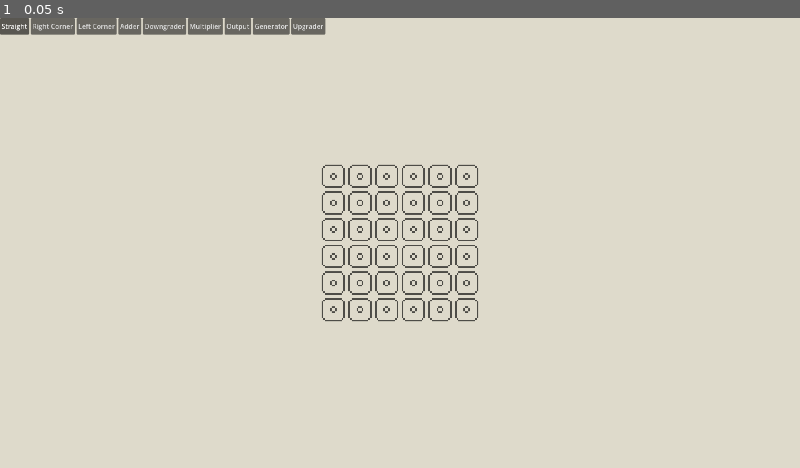
Above: before the commit, frame 1.
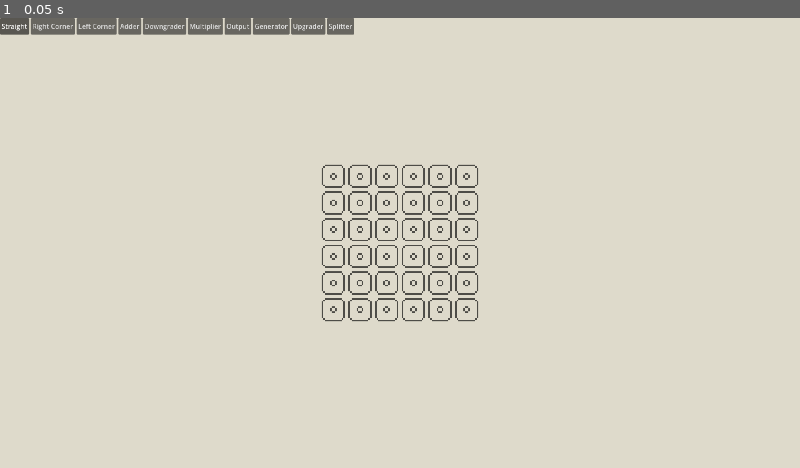
Above: after the commit, the same moment.

Repository: jackgusler/tessera
Game: Godot game, scene res://scenes/Main.tscn
Two runs of this game, one before a commit and one after it. Both use one fixed random seed, a clock stepped at 60 frames per second and the inputs below.
Inputs:
- Up to frame 1 (0.05 s): no input

The runs differ from the first frame. In frame 1, 0.1% of the frame differs, in the area x 40-45%, y 0-4%.

Commit message:
Auto-backup: 2026-08-11 13:25:34

Diff:
--- a/assets/tilesets/base.tres
+++ b/assets/tilesets/base.tres
@@ -8,89 +8,104 @@
 
 [sub_resource type="TileSetAtlasSource" id="TileSetAtlasSource_v1r0m"]
 texture = ExtResource("1_eqvtl")
+0:0/animation_columns = 16
+0:0/animation_speed = 10.0
+0:0/animation_frame_0/duration = 1.0
+0:0/animation_frame_1/duration = 1.0
+0:0/animation_frame_2/duration = 1.0
+0:0/animation_frame_3/duration = 1.0
+0:0/animation_frame_4/duration = 1.0
+0:0/animation_frame_5/duration = 1.0
+0:0/animation_frame_6/duration = 1.0
+0:0/animation_frame_7/duration = 1.0
+0:0/animation_frame_8/duration = 1.0
+0:0/animation_frame_9/duration = 1.0
+0:0/animation_frame_10/duration = 1.0
+0:0/animation_frame_11/duration = 1.0
+0:0/animation_frame_12/duration = 1.0
+0:0/animation_frame_13/duration = 1.0
+0:0/animation_frame_14/duration = 1.0
+0:0/animation_frame_15/duration = 1.0
 0:0/0 = 0
-1:0/0 = 0
-2:0/0 = 0
-3:0/0 = 0
-4:0/0 = 0
-5:0/0 = 0
-6:0/0 = 0
-7:0/0 = 0
-8:0/0 = 0
-9:0/0 = 0
-10:0/0 = 0
-11:0/0 = 0
-12:0/0 = 0
-13:0/0 = 0
-14:0/0 = 0
-15:0/0 = 0
 
 [sub_resource type="TileSetAtlasSource" id="TileSetAtlasSource_grfh1"]
 texture = ExtResource("2_l8rns")
+0:0/animation_columns = 16
+0:0/animation_speed = 10.0
+0:0/animation_frame_0/duration = 1.0
+0:0/animation_frame_1/duration = 1.0
+0:0/animation_frame_2/duration = 1.0
+0:0/animation_frame_3/duration = 1.0
+0:0/animation_frame_4/duration = 1.0
+0:0/animation_frame_5/duration = 1.0
+0:0/animation_frame_6/duration = 1.0
+0:0/animation_frame_7/duration = 1.0
+0:0/animation_frame_8/duration = 1.0
+0:0/animation_frame_9/duration = 1.0
+0:0/animation_frame_10/duration = 1.0
+0:0/animation_frame_11/duration = 1.0
+0:0/animation_frame_12/duration = 1.0
+0:0/animation_frame_13/duration = 1.0
+0:0/animation_frame_14/duration = 1.0
+0:0/animation_frame_15/duration = 1.0
 0:0/0 = 0
-1:0/0 = 0
-2:0/0 = 0
-3:0/0 = 0
-4:0/0 = 0
-5:0/0 = 0
-6:0/0 = 0
-7:0/0 = 0
-8:0/0 = 0
-9:0/0 = 0
-10:0/0 = 0
-11:0/0 = 0
-12:0/0 = 0
-13:0/0 = 0
-14:0/0 = 0
-15:0/0 = 0
 
 [sub_resource type="TileSetAtlasSource" id="TileSetAtlasSource_om35q"]
 texture = ExtResource("3_pn5nn")
+0:0/animation_columns = 7
+0:0/animation_speed = 10.0
+0:0/animation_frame_0/duration = 1.0
+0:0/animation_frame_1/duration = 1.0
+0:0/animation_frame_2/duration = 1.0
+0:0/animation_frame_3/duration = 1.0
+0:0/animation_frame_4/duration = 1.0
+0:0/animation_frame_5/duration = 1.0
+0:0/animation_frame_6/duration = 1.0
 0:0/0 = 0
-1:0/0 = 0
-2:0/0 = 0
-3:0/0 = 0
-4:0/0 = 0
-5:0/0 = 0
-6:0/0 = 0
 
 [sub_resource type="TileSetAtlasSource" id="TileSetAtlasSource_n5ajc"]
 texture = ExtResource("4_use5a")
+0:0/animation_columns = 16
+0:0/animation_speed = 10.0
+0:0/animation_frame_0/duration = 1.0
+0:0/animation_frame_1/duration = 1.0
+0:0/animation_frame_2/duration = 1.0
+0:0/animation_frame_3/duration = 1.0
+0:0/animation_frame_4/duration = 1.0
+0:0/animation_frame_5/duration = 1.0
+0:0/animation_frame_6/duration = 1.0
+0:0/animation_frame_7/duration = 1.0
+0:0/animation_frame_8/duration = 1.0
+0:0/animation_frame_9/duration = 1.0
+0:0/animation_frame_10/duration = 1.0
+0:0/animation_frame_11/duration = 1.0
+0:0/animation_frame_12/duration = 1.0
+0:0/animation_frame_13/duration = 1.0
+0:0/animation_frame_14/duration = 1.0
+0:0/animation_frame_15/duration = 1.0
 0:0/0 = 0
-1:0/0 = 0
-2:0/0 = 0
-3:0/0 = 0
-4:0/0 = 0
-5:0/0 = 0
-6:0/0 = 0
-7:0/0 = 0
-8:0/0 = 0
-9:0/0 = 0
-10:0/0 = 0
-11:0/0 = 0
-12:0/0 = 0
-13:0/0 = 0
-14:0/0 = 0
-15:0/0 = 0
 
 [sub_resource type="TileSetAtlasSource" id="TileSetAtlasSource_q10vc"]
 texture = ExtResource("5_ql1y8")
+0:0/animation_columns = 16
+0:0/animation_speed = 10.0
+0:0/animation_frame_0/duration = 1.0
+0:0/animation_frame_1/duration = 1.0
+0:0/animation_frame_2/duration = 1.0
+0:0/animation_frame_3/duration = 1.0
+0:0/animation_frame_4/duration = 1.0
+0:0/animation_frame_5/duration = 1.0
+0:0/animation_frame_6/duration = 1.0
+0:0/animation_frame_7/duration = 1.0
+0:0/animation_frame_8/duration = 1.0
+0:0/animation_frame_9/duration = 1.0
+0:0/animation_frame_10/duration = 1.0
+0:0/animation_frame_11/duration = 1.0
+0:0/animation_frame_12/duration = 1.0
+0:0/animation_frame_13/duration = 1.0
+0:0/animation_frame_14/duration = 1.0
+0:0/animation_frame_15/duration = 1.0
 0:0/0 = 0
-1:0/0 = 0
-2:0/0 = 0
-3:0/0 = 0
-4:0/0 = 0
-5:0/0 = 0
-6:0/0 = 0
-7:0/0 = 0
-8:0/0 = 0
-9:0/0 = 0
-10:0/0 = 0
-11:0/0 = 0
-12:0/0 = 0
-13:0/0 = 0
-14:0/0 = 0
-15:0/0 = 0
 
 [resource]
 sources/1 = SubResource("TileSetAtlasSource_v1r0m")
--- a/scenes/Main.tscn
+++ b/scenes/Main.tscn
@@ -7,7 +7,7 @@
 [ext_resource type="Resource" uid="uid://b62jnwc6tbyo" path="res://types/tiles/tile_database.tres" id="4_tipki"]
 [ext_resource type="Texture2D" uid="uid://bwtwjb0wwbone" path="res://assets/pngs/base/corner.png" id="6_choun"]
 [ext_resource type="TileSet" uid="uid://dul267pmcfeo" path="res://assets/tilesets/base.tres" id="6_trceg"]
-[ext_resource type="TileSet" uid="uid://cgc8pd58kgwh8" path="res://assets/tilesets/items/item_1.tres" id="7_a8y0u"]
+[ext_resource type="TileSet" uid="uid://cgc8pd58kgwh8" path="res://assets/tilesets/items/item_1/item_1.tres" id="7_a8y0u"]
 [ext_resource type="Texture2D" uid="uid://bkkxtyt4wpoyf" path="res://assets/pngs/base/corner_opposite.png" id="7_ya4ey"]
 [ext_resource type="Texture2D" uid="uid://djru301pjxqfk" path="res://assets/pngs/base/generator.png" id="8_eb6dy"]
 [ext_resource type="TileSet" uid="uid://bmkvpk5pxvlww" path="res://assets/tilesets/modifiers.tres" id="8_jkv2x"]
--- a/scripts/gridContainer.gd
+++ b/scripts/gridContainer.gd
@@ -2,9 +2,9 @@
 extends Node2D
 
 @onready var grid_layer: TileMapLayer = $Grid
-@onready var placeable: TileMapLayer = $Base
-@onready var Items: TileMapLayer = $Items
-@onready var Modifiers: TileMapLayer = $Modifiers
+@onready var base_layer: TileMapLayer = $Base
+@onready var items_layer: TileMapLayer = $Items
+@onready var modifiers_layer: TileMapLayer = $Modifiers
 @onready var preview: TileMapLayer = $Preview
 
 @export var database: TileDatabase
@@ -31,20 +31,42 @@
 	_build_source_lookup()
 
 func _build_grid() -> void:
-	grid = []
+	grid = _empty_board()
+	modifiers = _empty_board()
+
+func _empty_board() -> Array:
+	var board := []
 	for y in grid_height:
-		var row = []
-		for x in grid_width:
-			row.append(null)
-		grid.append(row)
+		var row := []
+		row.resize(grid_width)
+		board.append(row)
+	return board
+
+func _board_for(placement: int) -> Array:
+	return modifiers if placement == TileType.Placement.MODIFIER else grid
 
 func _build_source_lookup() -> void:
-	var ts := placeable.tile_set
+	_source_by_texture.clear()
+	for layer in [base_layer, items_layer, modifiers_layer]:
+		_source_by_texture[layer.tile_set] = _sources_for(layer.tile_set)
+
+func _sources_for(ts: TileSet) -> Dictionary:
+	var out := {}
 	for i in ts.get_source_count():
 		var id := ts.get_source_id(i)
 		var src := ts.get_source(id) as TileSetAtlasSource
 		if src and src.texture:
-			_source_by_texture[src.texture] = id
+			out[src.texture] = id
+	return out
+
+func _source_id(layer: TileMapLayer, texture: Texture2D) -> int:
+	var lookup: Dictionary = _source_by_texture.get(layer.tile_set, {})
+	return lookup.get(texture, -1)
+
+func layer_for(type: TileType) -> TileMapLayer:
+	match type.placement:
+		TileType.Placement.MODIFIER: return modifiers_layer
+		_: return base_layer
 
 func _unhandled_input(event: InputEvent) -> void:
 	if event is InputEventMouseButton and event.pressed and event.button_index == MOUSE_BUTTON_LEFT:
@@ -54,63 +76,106 @@
 	elif event is InputEventKey and event.pressed and not event.echo and event.keycode == KEY_R:
 		current_rotation = (current_rotation + 1) % 4
 
+func can_place(cell: Vector2i, type: TileType) -> bool:
+	if not is_in_bounds(cell):
+		return false
+	if not is_empty(cell, type.placement):
+		return false
+	if type.placement == TileType.Placement.MODIFIER:
+		return not is_empty(cell, TileType.Placement.BASE)
+	return true
+
 func _handle_left_click() -> void:
-	var local := placeable.get_local_mouse_position()
-	var map_cell := placeable.local_to_map(local)
-	var cell := map_to_board(map_cell)
-	if not is_in_bounds(cell):
-		return
-	if not is_empty(cell):
+	var cell := _cell_under_mouse()
+	var type := current_type()
+	if not can_place(cell, type):
 		return
 	var t := Tile.new()
-	t.type = current_type()
+	t.type = type
 	t.rotation = current_rotation
 	place_tile(cell, t)
 
 func _handle_right_click() -> void:
-	var local := placeable.get_local_mouse_position()
-	var map_cell := placeable.local_to_map(local)
-	var cell := map_to_board(map_cell)
+	var cell := _cell_under_mouse()
 	if not is_in_bounds(cell):
 		return
-	if is_empty(cell):
-		return
-	remove_tile(cell)
+	if not is_empty(cell, TileType.Placement.MODIFIER):
+		remove_tile(cell, TileType.Placement.MODIFIER)
+	elif not is_empty(cell, TileType.Placement.BASE):
+		remove_tile(cell, TileType.Placement.BASE)
 
 func _update_ghost() -> void:
 	preview.clear()
 	var cell := _cell_under_mouse()
-	if not is_in_bounds(cell):
-		return
-	if not is_empty(cell):
-		return
 	var type := current_type()
-	preview.set_cell(board_to_map(cell), _source_by_texture[type.texture], Vector2i.ZERO, _rotation_to_alt(current_rotation))
+	if not can_place(cell, type):
+		return
+	var layer := layer_for(type)
+	if preview.tile_set != layer.tile_set:
+		preview.tile_set = layer.tile_set
+	preview.set_cell(board_to_map(cell), _source_id(layer, type.texture), type.atlas_coords, _rotation_to_alt(current_rotation))
+
+func _cell_under_mouse() -> Vector2i:
+	return map_to_board(base_layer.local_to_map(base_layer.get_local_mouse_position()))
 
 func is_in_bounds(cell: Vector2i) -> bool:
 	return cell.x >= 0 and cell.y >= 0 and cell.x < grid_width and cell.y < grid_height
 
-func get_tile(cell: Vector2i) -> Tile:
+func get_tile(cell: Vector2i, placement: int = TileType.Placement.BASE) -> Tile:
 	assert(is_in_bounds(cell), "get_tile out of bounds: %s" % cell)
-	return grid[cell.y][cell.x]
-
-func is_empty(cell: Vector2i) -> bool:
-	return get_tile(cell) == null
+	return _board_for(placement)[cell.y][cell.x]
+
+func is_empty(cell: Vector2i, placement: int = TileType.Placement.BASE) -> bool:
+	return get_tile(cell, placement) == null
 
 func place_tile(cell: Vector2i, tile: Tile) -> void:
 	assert(is_in_bounds(cell), "place_tile out of bounds: %s" % cell)
-	assert(is_empty(cell), "place_tile on occupied cell: %s" % cell)
-	grid[cell.y][cell.x] = tile
-	placeable.set_cell(board_to_map(cell), _source_by_texture[tile.type.texture], Vector2i.ZERO, _rotation_to_alt(tile.rotation))
-
-func remove_tile(cell: Vector2i) -> void:
+	var placement := tile.type.placement
+	assert(is_empty(cell, placement), "place_tile on occupied cell: %s" % cell)
+	_board_for(placement)[cell.y][cell.x] = tile
+	var layer := layer_for(tile.type)
+	layer.set_cell(board_to_map(cell), _source_id(layer, tile.type.texture), tile.type.atlas_coords, _rotation_to_alt(tile.rotation))
+
+func remove_tile(cell: Vector2i, placement: int = TileType.Placement.BASE) -> void:
 	assert(is_in_bounds(cell), "remove_tile out of bounds: %s" % cell)
-	grid[cell.y][cell.x] = null
-	placeable.erase_cell(board_to_map(cell))
+	var tile: Tile = get_tile(cell, placement)
+	if tile == null:
+		return
+	_board_for(placement)[cell.y][cell.x] = null
+	layer_for(tile.type).erase_cell(board_to_map(cell))
+	if placement == TileType.Placement.BASE:
+		# base tile carries the modifier and item stacked on it
+		remove_tile(cell, TileType.Placement.MODIFIER)
+		clear_item(cell)
 
 func clear() -> void:
 	_build_grid()
-	placeable.clear()
+	base_layer.clear()
+	items_layer.clear()
+	modifiers_layer.clear()
+	preview.clear()
+
+func set_item(cell: Vector2i, item: Item) -> void:
+	var tile := get_tile(cell)
+	if tile == null:
+		return
+	tile.held_item = item
+	refresh_item(cell)
+
+func clear_item(cell: Vector2i) -> void:
+	var tile := get_tile(cell)
+	if tile:
+		tile.held_item = null
+	items_layer.erase_cell(board_to_map(cell))
+
+func refresh_item(cell: Vector2i) -> void:
+	var map_cell := board_to_map(cell)
+	var tile := get_tile(cell)
+	if tile == null or tile.held_item == null:
+		items_layer.erase_cell(map_cell)
+		return
+	var tex: Texture2D = tile.held_item.type.tier_textures[tile.held_item.tier]
+	items_layer.set_cell(map_cell, _source_id(items_layer, tex), Vector2i.ZERO, 0)
 
 func get_neighbors(cell: Vector2i) -> Array[Vector2i]:
 	var out: Array[Vector2i] = []
@@ -130,9 +195,6 @@
 func current_type() -> TileType:
 	return database.types[current_type_index]
 
-func _cell_under_mouse() -> Vector2i:
-	return map_to_board(placeable.local_to_map(placeable.get_local_mouse_position()))
-
 func board_to_map(cell: Vector2i) -> Vector2i:
 	return cell + GRID_ORIGIN
 
--- a/types/tiles/tile_database.tres
+++ b/types/tiles/tile_database.tres
@@ -11,8 +11,9 @@
 [ext_resource type="Resource" uid="uid://wkfdd6p767ul" path="res://types/tiles/sink/output.tres" id="9_3e604"]
 [ext_resource type="Resource" uid="uid://76eonk5qulcb" path="res://types/tiles/source/generator.tres" id="10_sy056"]
 [ext_resource type="Resource" uid="uid://c1hgw7615kk5r" path="res://types/tiles/upgrader/upgrader.tres" id="11_4hb4i"]
+[ext_resource type="Resource" uid="uid://d0ptb0mke0fq3" path="res://types/tiles/splitter/splitter.tres" id="12_e3p16"]
 
 [resource]
 script = ExtResource("1_hpb73")
-types = Array[ExtResource("2_den46")]([ExtResource("3_la7y0"), ExtResource("4_e3p16"), ExtResource("5_glbi3"), ExtResource("6_rsm52"), ExtResource("7_o0p6v"), ExtResource("8_3pwlq"), ExtResource("9_3e604"), ExtResource("10_sy056"), ExtResource("11_4hb4i")])
+types = Array[ExtResource("2_den46")]([ExtResource("3_la7y0"), ExtResource("4_e3p16"), ExtResource("5_glbi3"), ExtResource("6_rsm52"), ExtResource("7_o0p6v"), ExtResource("8_3pwlq"), ExtResource("9_3e604"), ExtResource("10_sy056"), ExtResource("11_4hb4i"), ExtResource("12_e3p16")])
 metadata/_custom_type_script = "uid://boh722hjjs6o5"
Renamed: assets/tilesets/items/item_1.tres -> assets/tilesets/items/item_1/item_1.tres
Not shown, changed: .pair-programming-session.md
